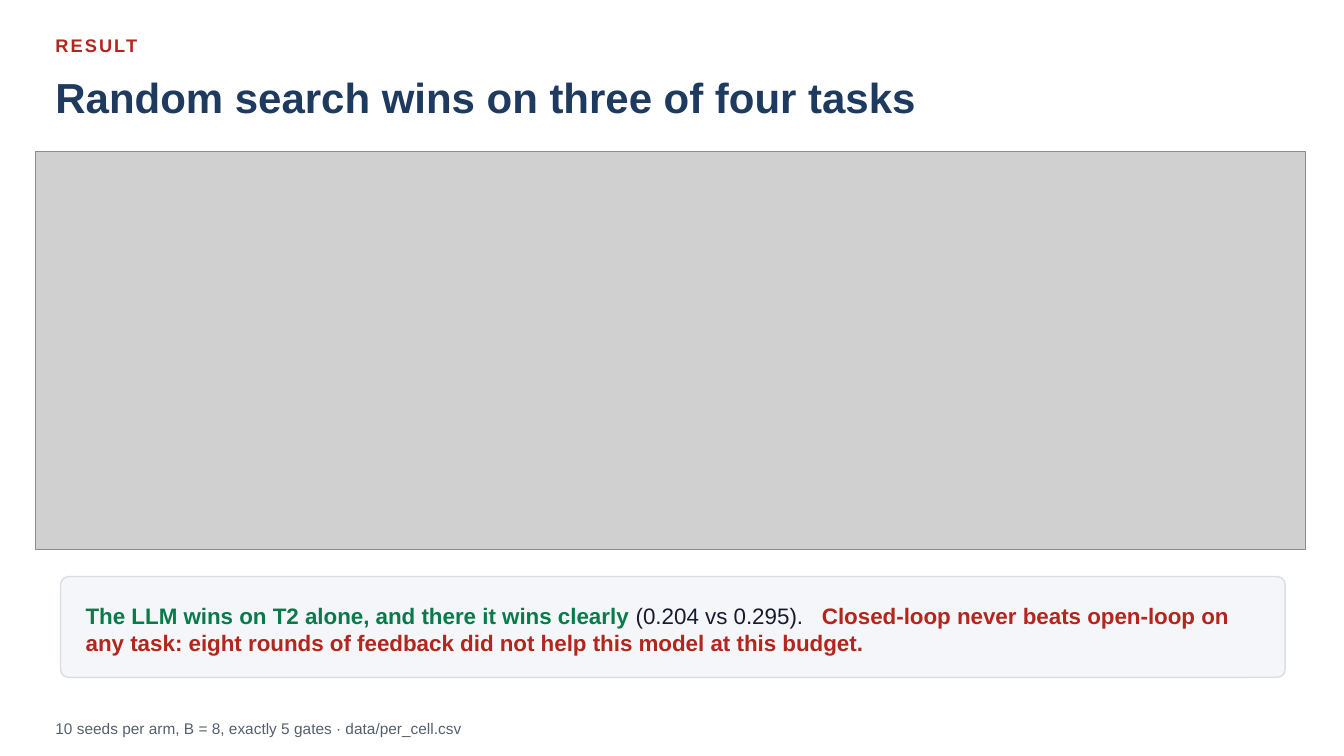
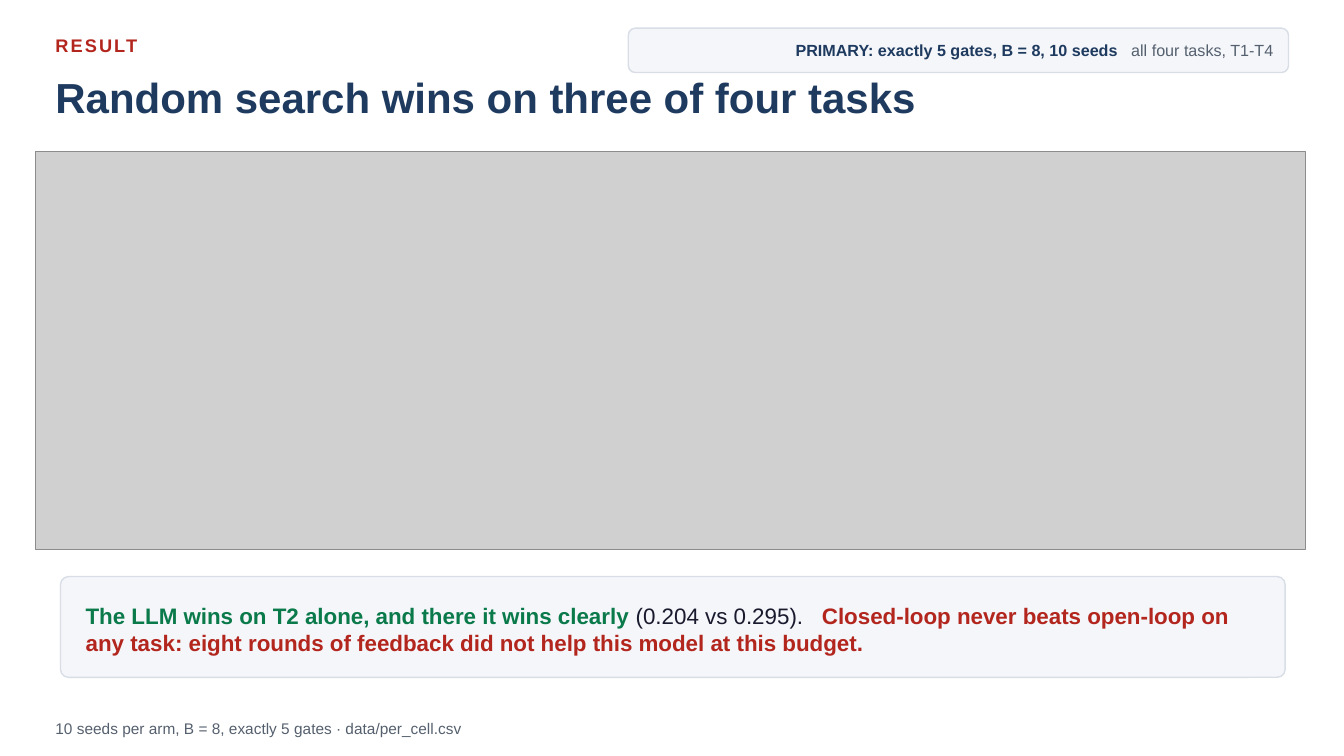
Before and after one commit to dorakingx/llm-vqc, a slide deck: slide 6 of docs/presentation/mini5/20260731_GSoC_mini5.pptx. Drawn at 1344x756 pixels with LibreOffice and Linux fonts; fonts in the diff are those of the drawing; grey boxes stand for pictures. Boxes give left, top, right and bottom in pixels: in the first picture for what was removed or moved away, otherwise in the second. Text is boxed around its words. In the diff, an @@ line names an element or a change of style, - is before the commit and + after.

```diff
--- a/docs/presentation/mini5/20260731_GSoC_mini5.pptx
+++ b/docs/presentation/mini5/20260731_GSoC_mini5.pptx
@@ rounded rectangle added at [628,28,1289,73], fill #F4F6FA, outline #D8DDE6 1 pt @@
@@ text added at [796,44,1273,60], 11.5 pt, text #1E3A5F, bold @@
+PRIMARY: exactly 5 gates, B = 8, 10 seeds all four tasks, T1-T4
```
Also in this commit, not shown: 6 other slides changed, 9 other files.
